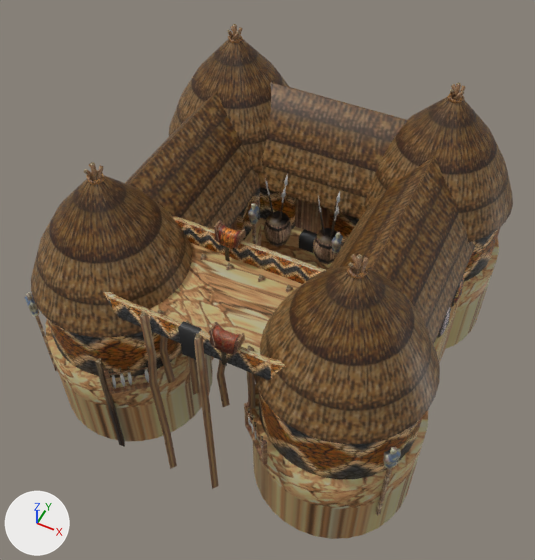
What one commit did to the COLLADA model art/meshes/structural/sao/palace.dae.
Before and after are seen from a 50 mm lens placed at (13.7, -29.5, 38.0), pointed at (-0.8, -0.5, 1.7). Every picture has the same lights, and +X, +Y and +Z are marked at lower left.

In view in the first picture: 'palace'.
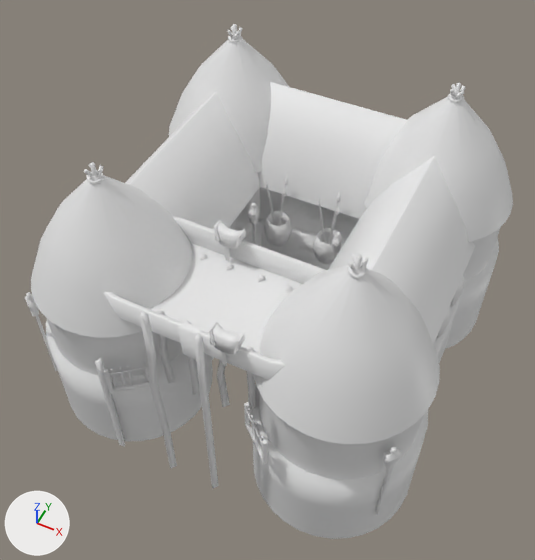
The newer file is also turned or shifted as a whole; pictures and numbers use the older file's frame.

Where the change shows, as pixel boxes (x1, y1, x2, y2) in the pictures (535 x 560 px):
part 1 of me_cilindro_1088, built on: (266, 211, 337, 244) in both
part 2 of me_cilindro_1088, deleted: before (43, 337, 58, 371)
part 3 of me_cilindro_1088, deleted: before (376, 484, 388, 516)
part 4 of me_cilindro_1088, recoloured (brown to grey): (24, 26, 511, 536) in both

Patch to the scene script:
```diff
--- a/art/meshes/structural/sao/palace.dae.py
+++ b/art/meshes/structural/sao/palace.dae.py
@@ me_cilindro_1088 @@
 # used by ob_palace; location = (0.0, 0.0, 0.0)
-me_cilindro_1088.from_pydata(...)  # 3672 vertices, 5595 faces; spans x -13.4..12.1, y -11.7..14.6, z -6.7..13.0
+me_cilindro_1088.from_pydata(...)  # 3684 vertices, 5689 faces; spans x -13.4..12.1, y -11.7..14.6, z -6.7..13.0
+# me_cilindro_1088 part 1: 18 vertices removed from x -3.9..2.5, y -0.6..4.7, z 0.0..2.0; 50 vertices added at x -3.5..2.1, y 3.8..5.6, z 0.0..2.0
+# me_cilindro_1088 part 2: 4 vertices removed from x -12.3..-12.0, y -10.0..-9.7, z 0.0
+# me_cilindro_1088 part 3: 4 vertices removed from x 10.9..11.2, y -9.9..-9.6, z 0.0
+# me_cilindro_1088 part 4: 4185 faces spanning x -13.4..12.1, y -11.7..14.6, z -6.7..13.0 switch from mat_texturas_sao_probas (picture img_sao_struct_png) to no material
```
